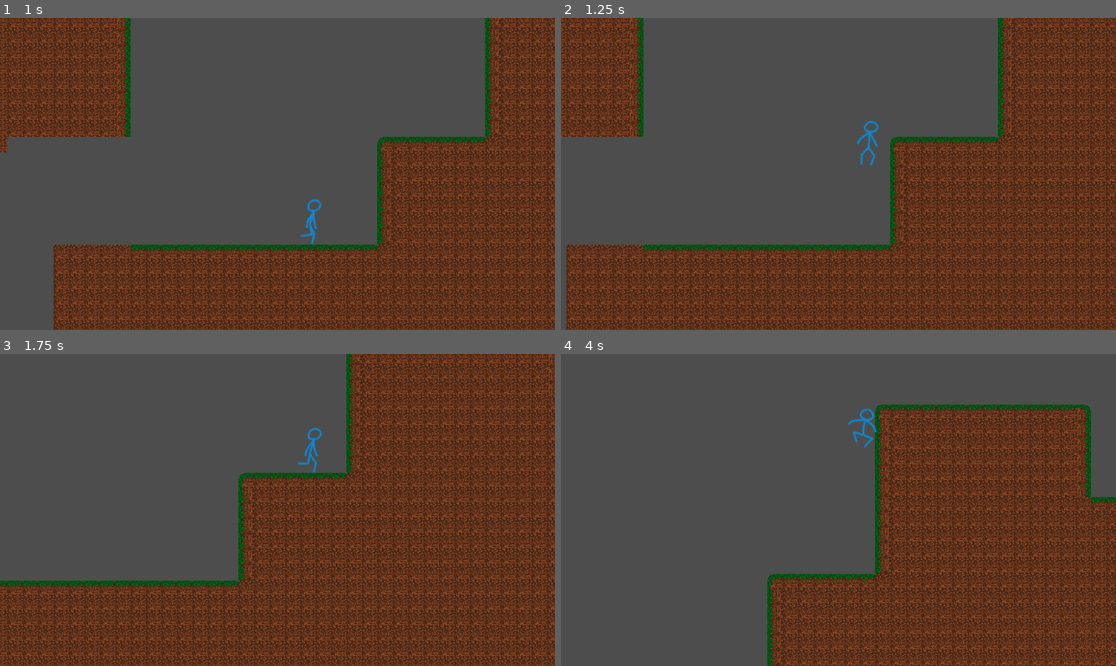
Above: before the commit, frames 1-4 (two rows, left to right).
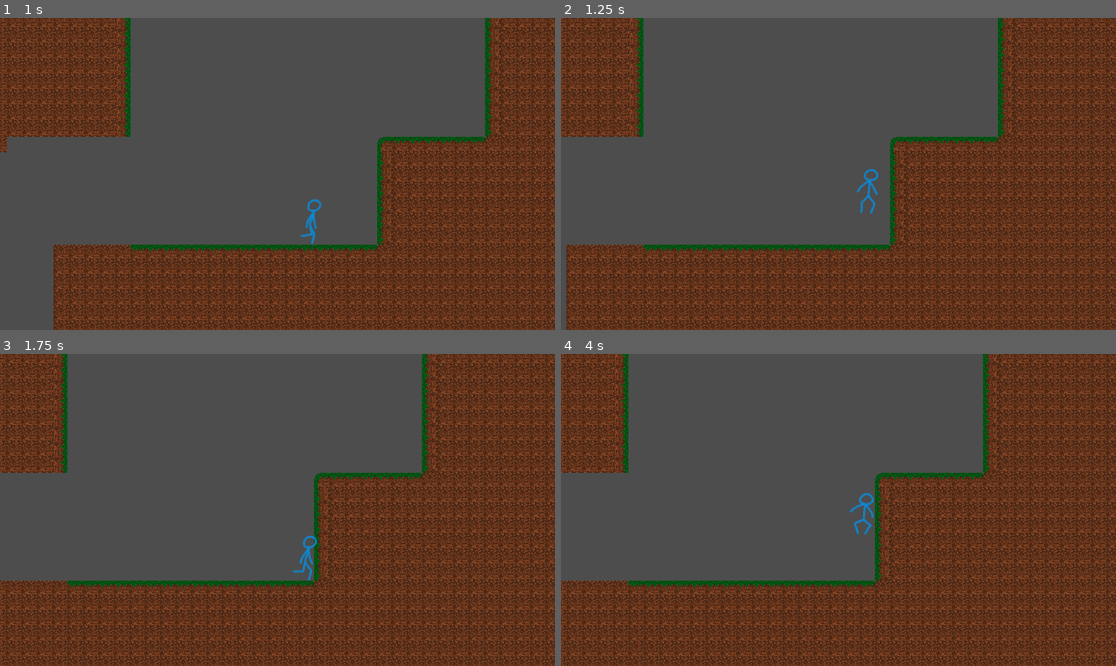
Above: after the commit, the same moments.

Repository: Chaotic-Legend/Silksong-Movement-Tutorial
Game: Godot game, scene res://assets/scenes/levels/pixel_level.tscn
Two runs of this game, one before a commit and one after it. Both use one fixed random seed, a clock stepped at 60 frames per second and the inputs below.
Inputs:
- Up to frame 1 (1 s): hold D (move_right) from 0.53 s (still down); tap Space (jump) at 0.6, 0.77 s
- Up to frame 2 (1.25 s): keep holding D (move_right); tap Space (jump) at 1.07 s
- Up to frame 3 (1.75 s): keep holding D (move_right); tap Space (jump) at 1.35, 1.52 s
- Up to frame 4 (4 s): tap Space (jump) at 1.82, 2.1, 2.85, 3.02, 3.32, 3.6, 3.77 s; release D (move_right) at 2.03 s; hold A (move_left) 2.03-2.78 s; hold D (move_right) from 2.78 s (still down)

Frame 1 is identical in both runs. In frame 2, 0.4% of the frame differs, in the area x 53-58%, y 32-63%; in frame 3, 36%; in frame 4, 41%, in the area x 0-100%, y 0-100%.

Commit message:
Updated the script to implement the double jump state.

Diff:
--- a/assets/scripts/player/player_controller(pixel).gd
+++ b/assets/scripts/player/player_controller(pixel).gd
@@ -15,11 +15,13 @@
 const WALK_VELOCITY := 200.0
 const JUMP_VELOCITY := -600.0
 const JUMP_DECELERATION := 1500.0
+const DOUBLE_JUMP_VELOCITY := -450.0
 
 @onready var animated_sprite: AnimatedSprite2D = %AnimatedSprite
 @onready var coyote_timer: Timer = %CoyoteTimer
 
 var active_state := STATE.FALL
+var can_double_jump := false
 
 func _ready() -> void:
 	switch_state(active_state)
@@ -32,17 +34,27 @@
 	var previous_state := active_state
 	active_state = to_state
 
-	# State specific things that need to run only once upon entering the next state.
+	## State specific things that need to run only once upon entering the next state.
 	match active_state:
 		STATE.FALL:
+			if previous_state != STATE.DOUBLE_JUMP:
+				animated_sprite.play("fall")
 			animated_sprite.play("fall")
 			if previous_state == STATE.FLOOR:
 				coyote_timer.start()
+
+		STATE.FLOOR:
+			can_double_jump = true
 
 		STATE.JUMP:
 			animated_sprite.play("jump")
 			velocity.y = JUMP_VELOCITY
 			coyote_timer.stop()
+
+		STATE.DOUBLE_JUMP:
+			animated_sprite.play("double_jump")
+			velocity.y = DOUBLE_JUMP_VELOCITY
+			can_double_jump = false
 
 func process_state(delta: float) -> void:
 	match active_state:
@@ -52,8 +64,11 @@
 
 			if is_on_floor():
 				switch_state(STATE.FLOOR)
-			elif Input.is_action_just_pressed("jump") and coyote_timer.time_left > 0:
-				switch_state(STATE.JUMP)
+			elif Input.is_action_just_pressed("jump"):
+				if coyote_timer.time_left > 0:
+					switch_state(STATE.JUMP)
+				elif can_double_jump:
+					switch_state(STATE.DOUBLE_JUMP)
 
 		STATE.FLOOR:
 			if Input.get_axis("move_left", "move_right"):
@@ -67,11 +82,12 @@
 			elif Input.is_action_just_pressed("jump"):
 				switch_state(STATE.JUMP)
 
-		STATE.JUMP:
+		STATE.JUMP, STATE.DOUBLE_JUMP:
 			velocity.y = move_toward(velocity.y, 0, JUMP_DECELERATION * delta)
 			handle_movement()
 
 			if Input.is_action_just_released("jump") or velocity.y >= 0:
+				velocity.y = 0
 				switch_state(STATE.FALL)
 
 func handle_movement() -> void:
